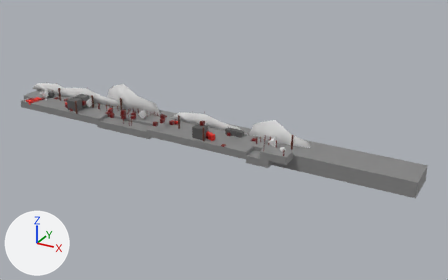
The glTF model assets/map_city.gltf as it was, and as the next commit left it.
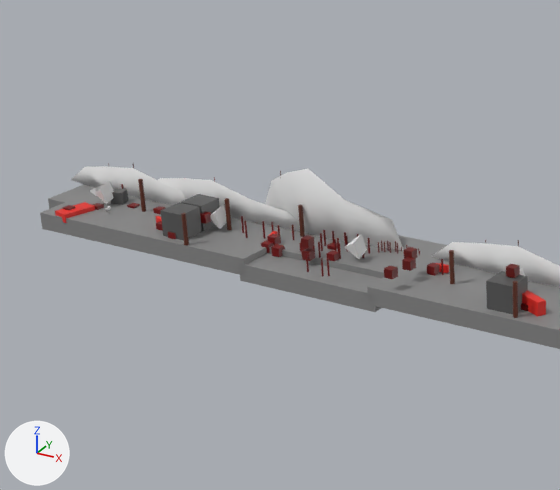
The first picture shows the older version from a camera (50 mm lens) standing at (131.3, -128.4, 64.9) and looking at (56.9, 6.8, -2.7). The close-ups show both versions on the part from 1% to 49% of the width and 7% to 74% of the height of that picture; other places that the commit changed are outside them. Every picture has the same lights, and +X, +Y and +Z are marked at lower left. Where no turn or scale is listed for an object, it has been applied to the vertices.

Objects in the first close-up: 'Bush.002', 'Bush.006', 'Bush.009', 'Bush.012', 'Bush.014', 'Ground', 'Ground.001', 'Ground.003', 'Ground.007', 'House.001', 'Obstacle_house', 'Obstacle_house.001', 'Ogon', 'Ogon.001', 'Ogon.002', 'Ogon.003', 'Tree.007', 'Tree.009', 'Tree.014', 'Tree.017', 'Tree.019', 'Tree.028', 'Tree.030', 'Tree.043'.
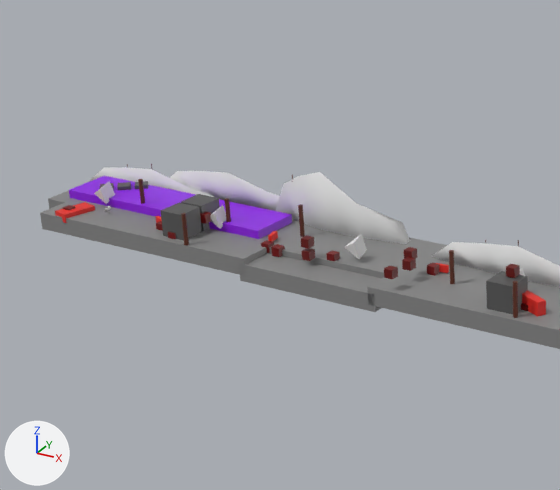
What differs and where, as boxes [x1, y1, x2, y2] in the close-ups (560 x 490 px):
'Ogon.002', moved: before [265, 169, 404, 250]; after [275, 172, 410, 244]
'Flora', added (purple): after [69, 176, 292, 239]
'Ogon.001', moved: before [158, 178, 300, 231]; after [170, 171, 280, 211]
'Ogon', moved: before [71, 166, 186, 205]; after [89, 167, 213, 197]
'House.001', moved, turned: before [111, 188, 128, 205]; after [117, 182, 131, 190]
'Bush.014', deleted: before [267, 234, 281, 245]
'House.006', added: after [135, 181, 148, 189]
'Bush.006', deleted: before [153, 206, 166, 214]
'Bush.012', deleted: before [93, 203, 104, 210]
'Bush.009', deleted: before [327, 242, 338, 250]
'Bush.002', deleted: before [127, 203, 140, 208]
'Tree.020', deleted: before [244, 221, 248, 238]
'Tree.043', deleted: before [441, 259, 444, 275]
'House.005', added: after [100, 183, 114, 189]
'Tree.015', deleted: before [334, 239, 337, 251]
'Tree.016', deleted: before [271, 222, 274, 232]
'Tree.010', deleted: before [378, 242, 380, 253]

What changed in the scene script:
```text
Add me_cube_025_1:
    me_cube_025_1.from_pydata([(1.06, -0.09, 0.0), (1.06, -0.09, 1.5), (-0.09, -1.06, 0.0), (-0.09, -1.06, 1.5), (0.09, 1.06, 0.0), (0.09, 1.06, 1.5), (-1.06, 0.09, 0.0), (-1.06, 0.09, 1.5)], [], [(0, 1, 3), (0, 3, 2), (2, 3, 7), (2, 7, 6), (6, 7, 5), (6, 5, 4), (4, 5, 1), (4, 1, 0), (2, 6, 4), (2, 4, 0), (7, 3, 1), (7, 1, 5)])
    me_cube_025_1.materials.append(mat_stone)  # dark grey #575757
Change ob_ogon:
    ob_ogon.location: (17.04, 6.36, -3.41) -> (17.04, 9.36, -4.41)
Change ob_ogon_001:
    ob_ogon_001.location: (29.07, 6.2, -2.85) -> (29.07, 9.2, -2.85)
Change ob_ogon_002:
    ob_ogon_002.location: (40.24, 7.02, -8.32) -> (40.24, 9.02, -9.32)
Change ob_house_001:
    ob_house_001.location: (-1.9, 3.7, 0.44) -> (-2.9, 5.7, 0.44)
    ob_house_001.rotation_euler: (0.0, 0.0, -2.807) -> (0.0, 0.0, 2.269)  # degrees (0, 0, -161) -> degrees (0, 0, 130)
Remove ob_bush_002:
    ob_bush_002 = bpy.data.objects.new('Bush.002', me_cube_025)
Change ob_slup_001:
    ob_slup_001.location: (-0.62, 5.26, 4.32) -> (-0.62, 8.26, 3.32)
Remove ob_bush_006:
    ob_bush_006 = bpy.data.objects.new('Bush.006', me_cube_033)
Change ob_slup_005:
    ob_slup_005.location: (21.29, 5.26, 6.84) -> (21.29, 7.26, 5.84)
Remove ob_tree_007:
    ob_tree_007 = bpy.data.objects.new('Tree.007', me_cylinder_023)
Remove ob_tree_008:
    ob_tree_008 = bpy.data.objects.new('Tree.008', me_cylinder_024)
Remove ob_tree_009:
    ob_tree_009 = bpy.data.objects.new('Tree.009', me_cylinder_025)
Remove ob_tree_010:
    ob_tree_010 = bpy.data.objects.new('Tree.010', me_cylinder_026)
Remove ob_tree_012:
    ob_tree_012 = bpy.data.objects.new('Tree.012', me_cylinder_028)
Remove ob_tree_013:
    ob_tree_013 = bpy.data.objects.new('Tree.013', me_cylinder_029)
Remove ob_tree_014:
    ob_tree_014 = bpy.data.objects.new('Tree.014', me_cylinder_030)
Remove ob_tree_015:
    ob_tree_015 = bpy.data.objects.new('Tree.015', me_cylinder_031)
Remove ob_tree_016:
    ob_tree_016 = bpy.data.objects.new('Tree.016', me_cylinder_032)
Remove ob_tree_017:
    ob_tree_017 = bpy.data.objects.new('Tree.017', me_cylinder_033)
Remove ob_tree_018:
    ob_tree_018 = bpy.data.objects.new('Tree.018', me_cylinder_034)
Remove ob_bush_009:
    ob_bush_009 = bpy.data.objects.new('Bush.009', me_cube_038)
Remove ob_bush_012:
    ob_bush_012 = bpy.data.objects.new('Bush.012', me_cube_012)
Remove ob_tree_019:
    ob_tree_019 = bpy.data.objects.new('Tree.019', me_cylinder_003)
Remove ob_tree_020:
    ob_tree_020 = bpy.data.objects.new('Tree.020', me_cylinder_005)
Remove ob_bush_014:
    ob_bush_014 = bpy.data.objects.new('Bush.014', me_cube_018)
Remove ob_tree_026:
    ob_tree_026 = bpy.data.objects.new('Tree.026', me_cylinder_036)
Remove ob_tree_028:
    ob_tree_028 = bpy.data.objects.new('Tree.028', me_cylinder_038)
Remove ob_tree_030:
    ob_tree_030 = bpy.data.objects.new('Tree.030', me_cylinder_040)
Remove ob_tree_031:
    ob_tree_031 = bpy.data.objects.new('Tree.031', me_cylinder_041)
Remove ob_tree_032:
    ob_tree_032 = bpy.data.objects.new('Tree.032', me_cylinder_042)
Remove ob_tree_033:
    ob_tree_033 = bpy.data.objects.new('Tree.033', me_cylinder_043)
Remove ob_tree_034:
    ob_tree_034 = bpy.data.objects.new('Tree.034', me_cylinder_044)
Remove ob_tree_036:
    ob_tree_036 = bpy.data.objects.new('Tree.036', me_cylinder_046)
Remove ob_tree_043:
    ob_tree_043 = bpy.data.objects.new('Tree.043', me_cylinder_056)
Add ob_house_006:
    ob_house_006 = bpy.data.objects.new('House.006', me_cube_025_1)
    ob_house_006.location = (-1.37, 6.99, 0.44)
Add ob_house_005:
    ob_house_005 = bpy.data.objects.new('House.005', me_cube_025_1.copy())
    ob_house_005.location = (-4.43, 4.42, 0.44)
Add ob_flora:
    ob_flora = bpy.data.objects.new('Flora', me_cube_051)  # a box spanning x -14.2..14.2, y -3.0..3.0, z 0.5..1.5; in mat_material_003 (purple #9015e7)
    ob_flora.location = (6.0, 5.0, 0.0)
```
